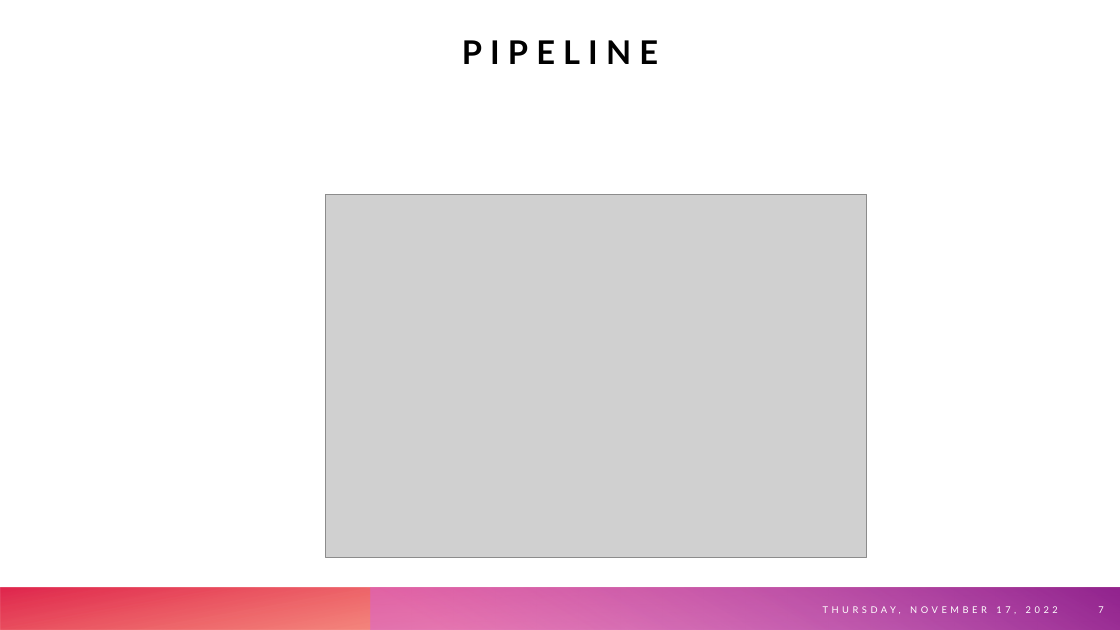
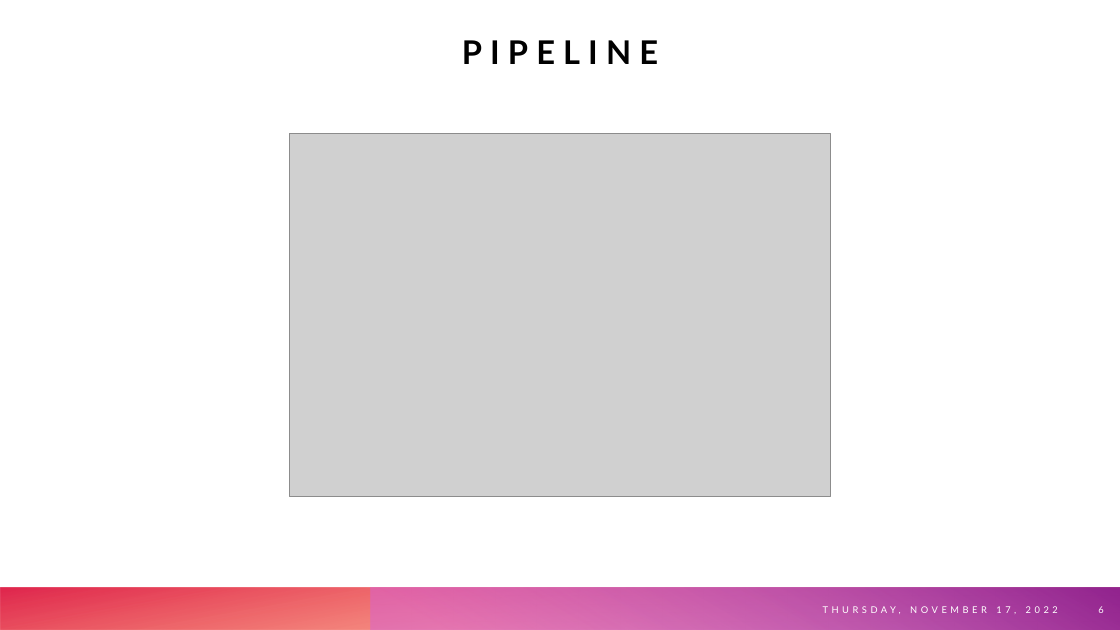
Before and after one commit to JoaoAnt42/FAA_TitanicSpace, a slide deck: slide 6 of Slides/Slides.pptx (slide 7 before the commit). Drawn at 1120x630 pixels with LibreOffice and Linux fonts; fonts in the diff are those of the drawing; grey boxes stand for pictures. Boxes give left, top, right and bottom in pixels: in the first picture for what was removed or moved away, otherwise in the second. Text is boxed around its words. In the diff, an @@ line names an element or a change of style, - is before the commit and + after.

```diff
--- a/Slides/Slides.pptx
+++ b/Slides/Slides.pptx
@@ picture: place and size @@
-picture at (326,194,867,558)
+picture at (290,134,831,497)
@@ page number at (1098,606,1103,613): text changed @@
-7
+6
```
Also in this commit, not shown: 1 other slide changed, 3 slides added.
